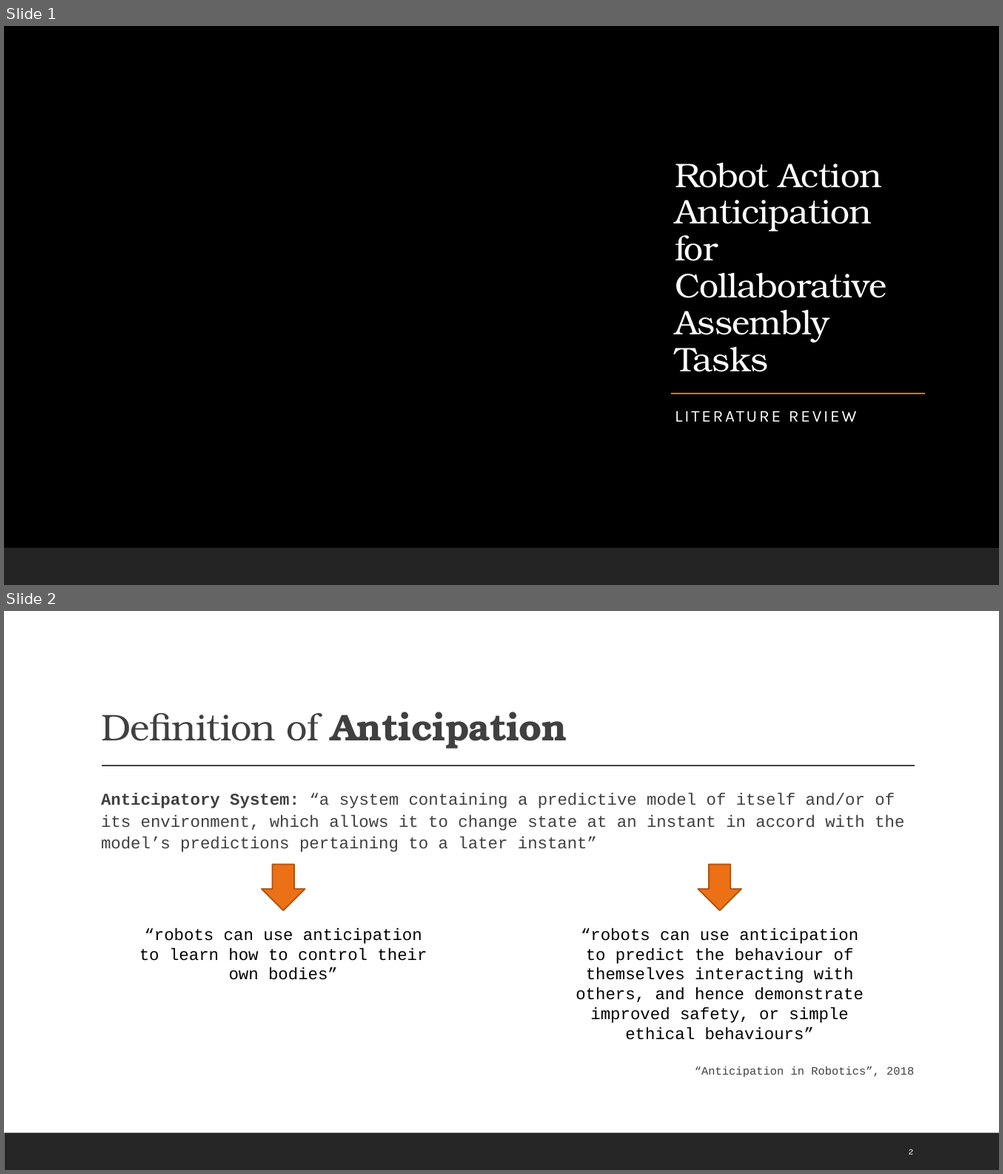
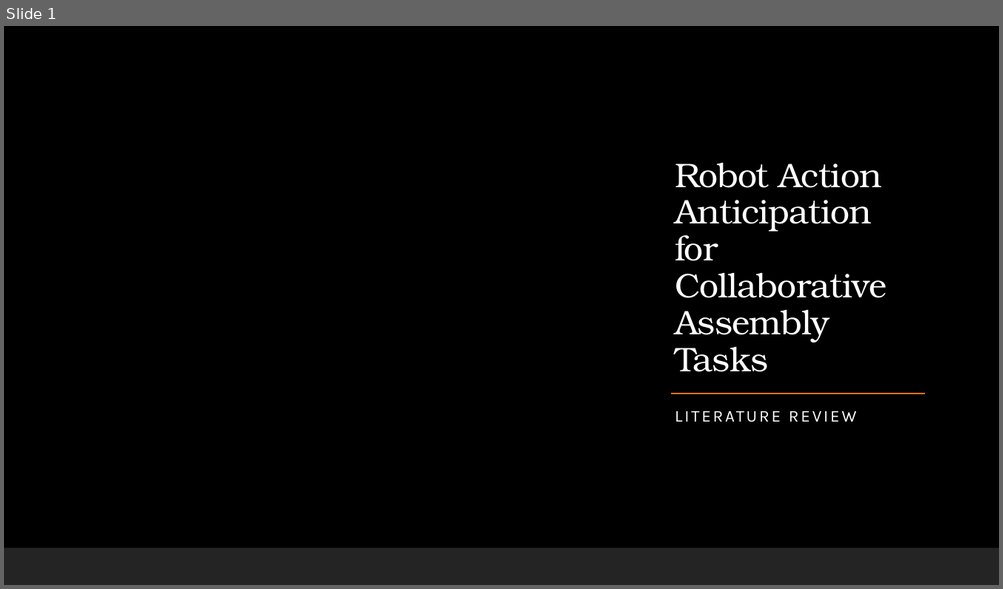
Before and after one commit to pedromiglou/MRSI_Thesis_Action_Anticipation, a slide deck: Robot Action Anticipation for Collaborative Assembly Tasks.pptx. Shown one above the other, each under a label of ours: slides 1 and 2 before the commit, slide 1 after it. The pictures are 1003x1174 and 1003x589 pixels, drawn with LibreOffice and Linux fonts; fonts in the diff are those of the drawing; background and template pictures are left out. Boxes give left, top, right and bottom in pixels: in the first picture for what was removed or moved away, otherwise in the second. Text is boxed around its words. In the diff, an @@ line names an element or a change of style, - is before the commit and + after.

```diff
--- a/Robot Action Anticipation for Collaborative Assembly Tasks.pptx
+++ b/Robot Action Anticipation for Collaborative Assembly Tasks.pptx
@@ slide 2 removed at [4, 611, 999, 1170], background #FFFFFF; not listed: 1 template element that a slide beside it also shows @@
@@ title removed at [101, 712, 567, 749] @@
-Definition of Anticipation
@@ line removed from (102, 766) to (915, 766) @@
@@ text removed at [101, 793, 913, 1077] @@
-  Anticipatory System: “a system containing a predictive model of itself and/or of its environment, which allows it to change state at an instant in accord with the model’s predictions pertaining to a later instant”
-  “Anticipation in Robotics”, 2018
@@ down arrow removed at [262, 865, 304, 911] @@
@@ down arrow removed at [698, 865, 741, 911] @@
@@ text removed at [139, 928, 427, 980] @@
-“robots can use anticipation to learn how to control their own bodies”
@@ text removed at [575, 928, 863, 1040] @@
-“robots can use anticipation to predict the behaviour of themselves interacting with others, and hence demonstrate improved safety, or simple ethical behaviours”
@@ page number removed at [908, 1150, 913, 1155] @@
-2
```
Also in this commit, not shown: 6 slides changed, 1 slide added, 1 other slide removed, 12 other files.
